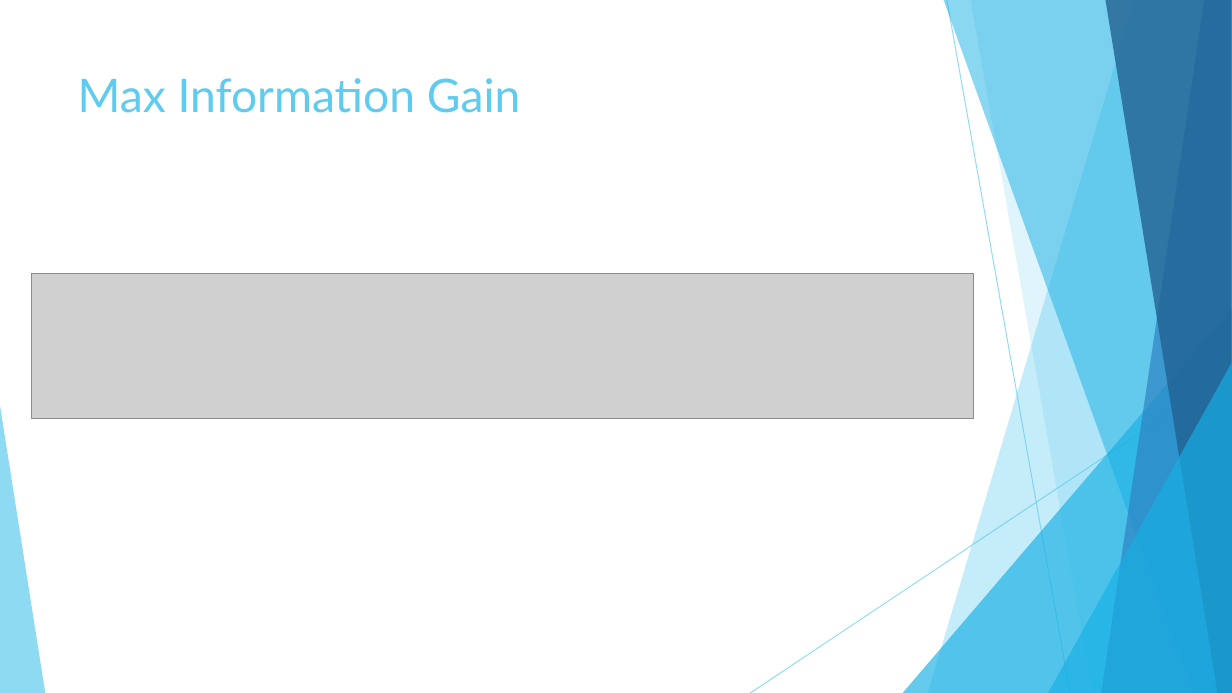
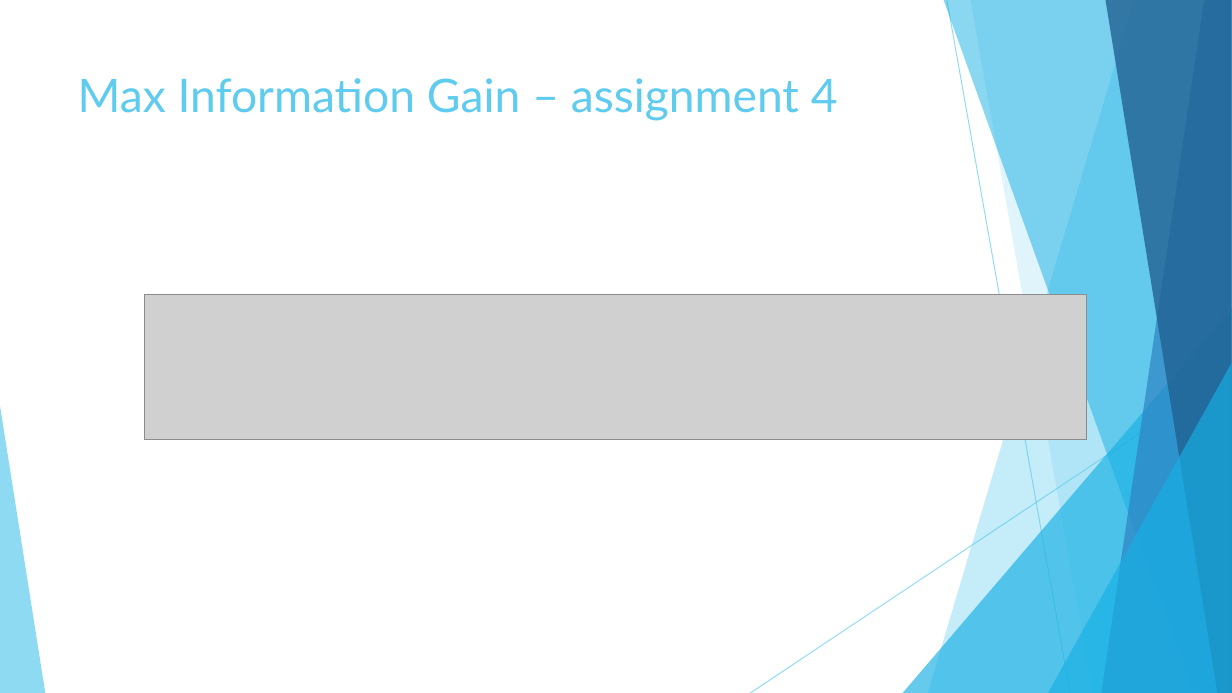
Before and after one commit to Ivan-Klabucar/Machine-Learning, a slide deck: slide 8 of Presentation3.pptx. Drawn at 1232x693 pixels with LibreOffice and Linux fonts; fonts in the diff are those of the drawing; grey boxes stand for pictures. Boxes give left, top, right and bottom in pixels: in the first picture for what was removed or moved away, otherwise in the second. Text is boxed around its words. In the diff, an @@ line names an element or a change of style, - is before the commit and + after.

```diff
--- a/Presentation3.pptx
+++ b/Presentation3.pptx
@@ title at (78, 78, 838, 121): text changed @@
-Max Information Gain
+Max Information Gain – assignment 4
@@ picture: place and size @@
-picture at (31, 274, 973, 420)
+picture at (145, 294, 1087, 439)
```
Also in this commit, not shown: 8 other slides changed.
